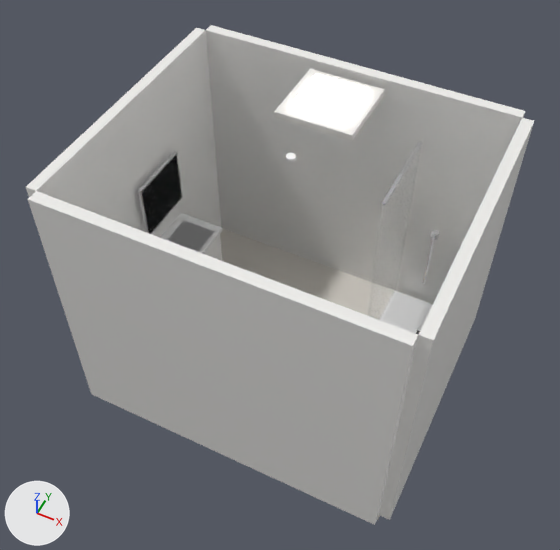
The Blender file blend/42899698.blend as it was, and as the next commit left it.
One viewpoint serves both versions: a 50 mm lens placed at (3.55, -3.06, 6.5), pointed at (1.44, 1.17, 1.22). The axes (+X, +Y, +Z) are drawn at lower left. The lights are the same throughout. The first picture is the older version.

Names of what the first picture shows: 'Floor', 'Mirror_Frame', 'Mirror_Glass', 'Shower_Base', 'Shower_Glass', 'Shower_Glass_Frame_Top', 'Shower_Head_Mount', 'Shower_Hose', 'Sink_Basin', 'Skylight_Frame', 'Skylight_Glass', 'Vanity_Top', 'Wall_Back', 'Wall_Front', 'Wall_Left', 'Wall_Right' and 2 more.
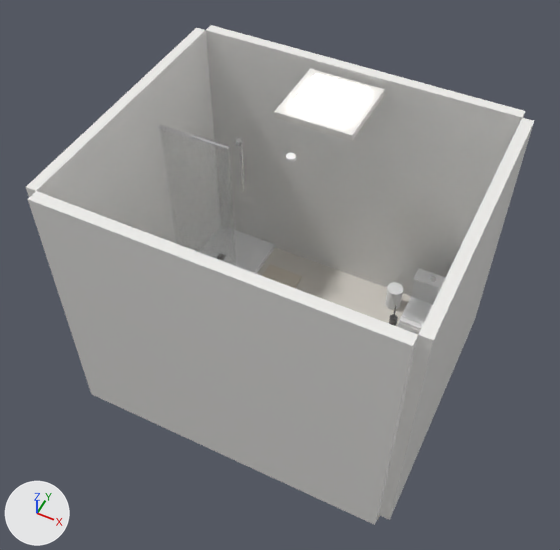
Changed parts and their boxes [x1, y1, x2, y2] in the pictures (560 x 550 px):
```json
{"object": "Shower_Glass", "change": "moved, turned", "before": [368, 146, 421, 320], "after": [160, 129, 236, 266]}
{"object": "Shower_Base", "change": "moved", "before": [380, 291, 474, 384], "after": [234, 230, 275, 274]}
{"object": "Mirror_Frame", "change": "moved, turned", "before": [137, 151, 183, 234], "on screen": "not visible afterwards"}
{"object": "Vanity_Top", "change": "moved, turned", "before": [160, 213, 222, 254], "on screen": "not visible afterwards"}
{"object": "Sink_Basin", "change": "moved", "before": [168, 221, 215, 252], "on screen": "not visible afterwards"}
{"object": "Shower_Glass_Frame_Top", "change": "moved, turned", "before": [382, 141, 422, 205], "after": [159, 125, 229, 150]}
{"object": "Mirror_Glass", "change": "moved, turned", "before": [142, 156, 181, 233], "on screen": "not visible afterwards"}
{"object": "Bath_Mat", "change": "moved", "after": [262, 264, 302, 288], "on screen": "not visible before"}
{"object": "Toilet_Tank", "change": "moved", "after": [411, 281, 440, 305], "on screen": "not visible before"}
{"object": "Toilet_Tank_Lid", "change": "moved", "after": [413, 268, 445, 290], "on screen": "not visible before"}
{"object": "Shower_Hose", "change": "moved", "before": [423, 236, 435, 285], "after": [240, 143, 245, 191]}
{"object": "Trash_Can_Lid", "change": "moved", "after": [387, 282, 403, 296], "on screen": "not visible before"}
{"object": "Shower_Head_Mount", "change": "moved", "before": [430, 230, 440, 240], "after": [235, 138, 242, 147]}
```

Edits to the scene script, one JSON object a line:
```json
{"op": "set", "path": "ob_toilet_tank.location", "old": "(2.65, 0.72, 0.5)", "new": "(2.622, 2.232, 0.5)"}
{"op": "set", "path": "ob_toilet_tank_lid.location", "old": "(2.65, 0.72, 0.66)", "new": "(2.622, 2.232, 0.66)"}
{"op": "set", "path": "ob_trash_can_lid.location", "old": "(2.7, 1.2, 0.25)", "new": "(2.238, 2.309, 0.25)"}
{"op": "set", "path": "ob_shower_base.location", "old": "(2.65, 2.0, 0.03)", "new": "(0.264, 2.042, 0.03)"}
{"op": "set", "path": "ob_shower_glass.location", "old": "(2.21, 2.0, 1.1)", "new": "(0.264, 1.602, 1.1)"}
{"op": "set", "path": "ob_shower_glass.rotation_euler", "old": "(0.0, 0.0, 0.0)", "new": "(0.0, 0.0, 1.571)", "note": "degrees (0, 0, 0) -> degrees (0, 0, 90)"}
{"op": "set", "path": "ob_shower_glass_frame_top.location", "old": "(2.21, 2.0, 2.1)", "new": "(0.264, 1.602, 2.1)"}
{"op": "set", "path": "ob_shower_glass_frame_top.rotation_euler", "old": "(0.0, 0.0, 0.0)", "new": "(0.0, 0.0, 1.571)", "note": "degrees (0, 0, 0) -> degrees (0, 0, 90)"}
{"op": "set", "path": "ob_shower_head_mount.location", "old": "(2.65, 1.7, 1.8)", "new": "(0.564, 2.042, 1.8)"}
{"op": "set", "path": "ob_shower_hose.location", "old": "(2.65, 1.67, 1.5)", "new": "(0.594, 2.042, 1.5)"}
{"op": "set", "path": "ob_vanity_top.location", "old": "(0.25, 1.4, 0.87)", "new": "(1.976, 0.197, 0.87)"}
{"op": "set", "path": "ob_vanity_top.rotation_euler", "old": "(0.0, 0.0, 0.0)", "new": "(0.0, 0.0, 1.571)", "note": "degrees (0, 0, 0) -> degrees (0, 0, 90)"}
{"op": "set", "path": "ob_sink_basin.location", "old": "(0.27, 1.4, 0.86)", "new": "(1.976, 0.217, 0.86)"}
{"op": "set", "path": "ob_mirror_glass.location", "old": "(0.06, 1.4, 1.45)", "new": "(1.976, 0.007, 1.45)"}
{"op": "set", "path": "ob_mirror_glass.rotation_euler", "old": "(0.0, 0.0, 0.0)", "new": "(0.0, 0.0, 1.571)", "note": "degrees (0, 0, 0) -> degrees (0, 0, 90)"}
{"op": "set", "path": "ob_mirror_frame.location", "old": "(0.055, 1.4, 1.45)", "new": "(1.976, 0.002, 1.45)"}
{"op": "set", "path": "ob_mirror_frame.rotation_euler", "old": "(0.0, 0.0, 0.0)", "new": "(0.0, 0.0, 1.571)", "note": "degrees (0, 0, 0) -> degrees (0, 0, 90)"}
{"op": "set", "path": "ob_bath_mat.location", "old": "(2.0, 0.7, 0.015)", "new": "(0.994, 1.889, 0.015)"}
```
